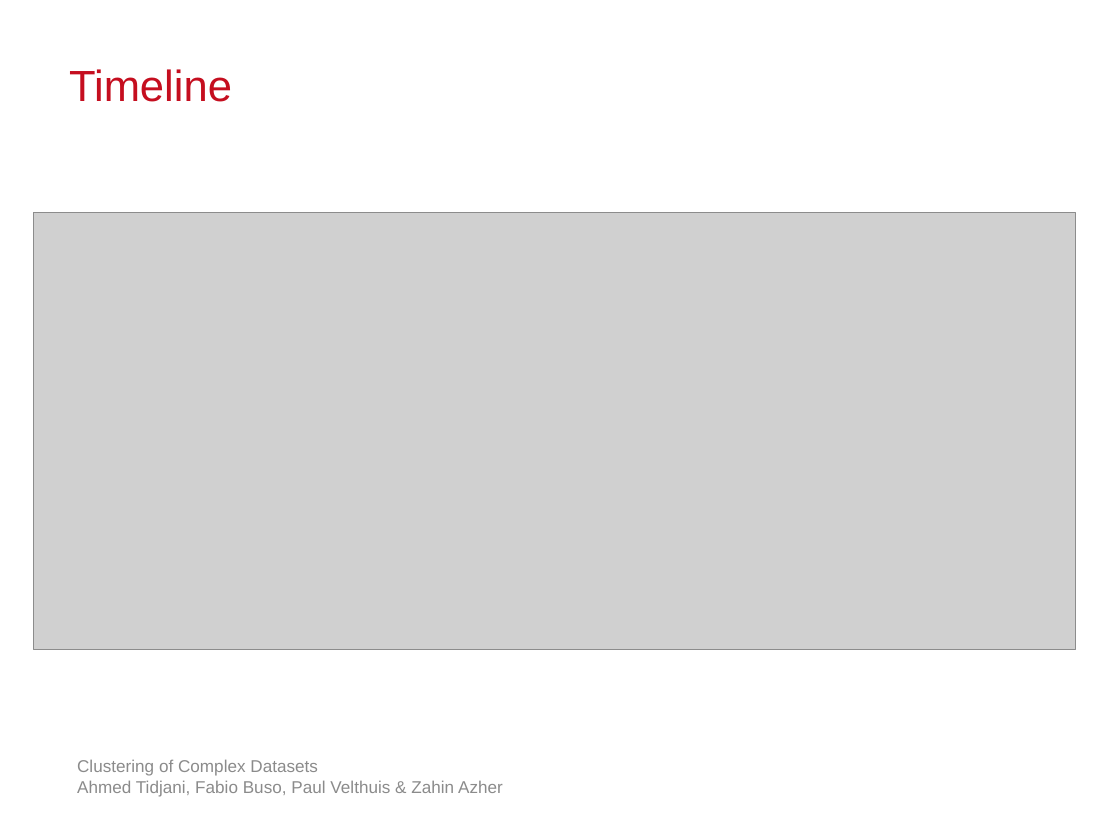
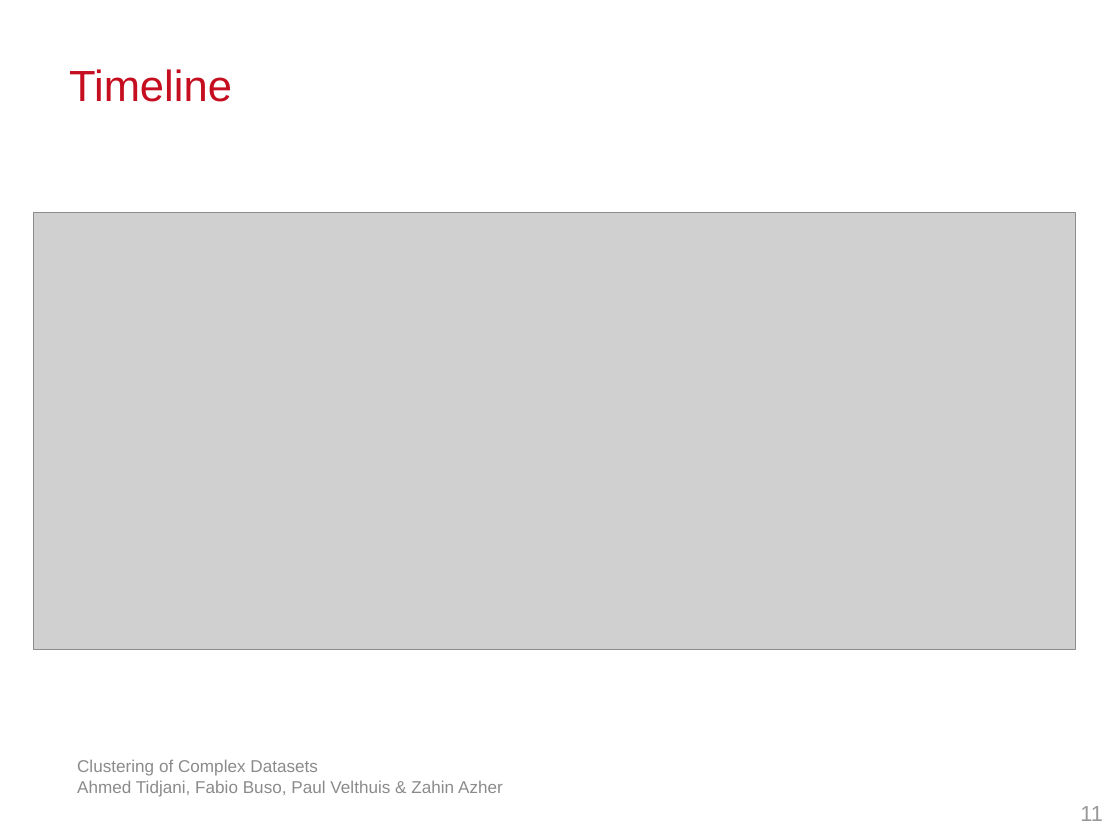
Before and after one commit to atidjani/IoSL_Clustering, a slide deck: slide 11 of Presentations/Milestone.odp. Drawn at 1120x840 pixels with LibreOffice and Linux fonts; fonts in the diff are those of the drawing; grey boxes stand for pictures; background and template pictures are left out. Boxes give left, top, right and bottom in pixels: in the first picture for what was removed or moved away, otherwise in the second. Text is boxed around its words. In the diff, an @@ line names an element or a change of style, - is before the commit and + after.

```diff
--- a/Presentations/Milestone.odp
+++ b/Presentations/Milestone.odp
@@ page number added at <box>1080,806,1103,821</box>, 14 pt, text #999999 @@
+11
```
Also in this commit, not shown: 12 other slides changed, 1 other file.
